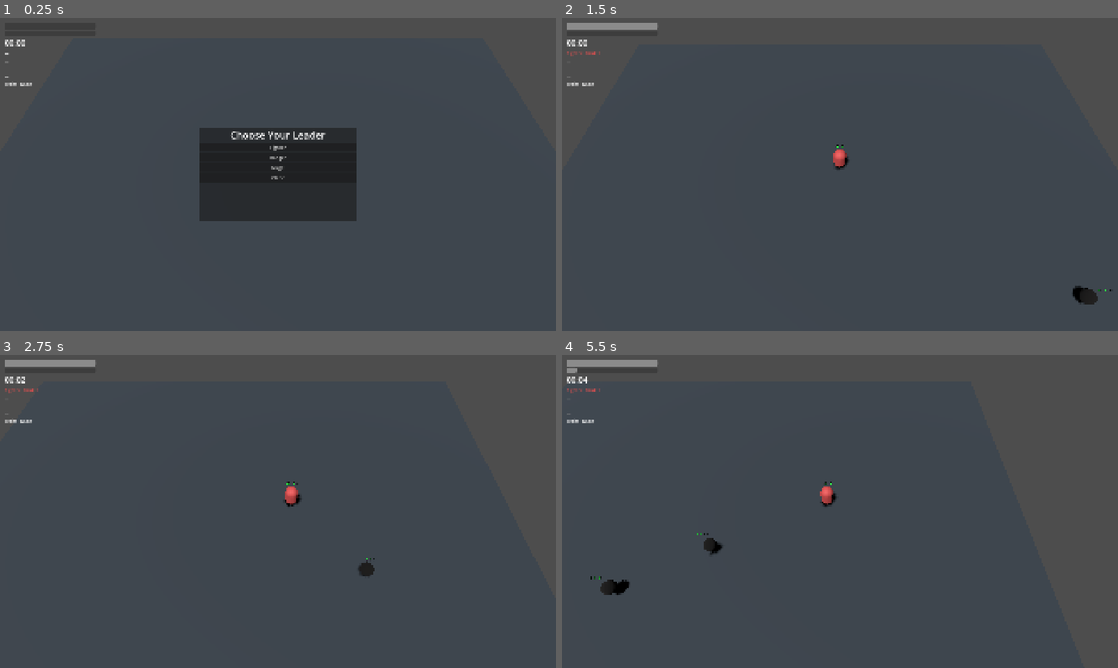
Above: before the commit, frames 1-4 (two rows, left to right).
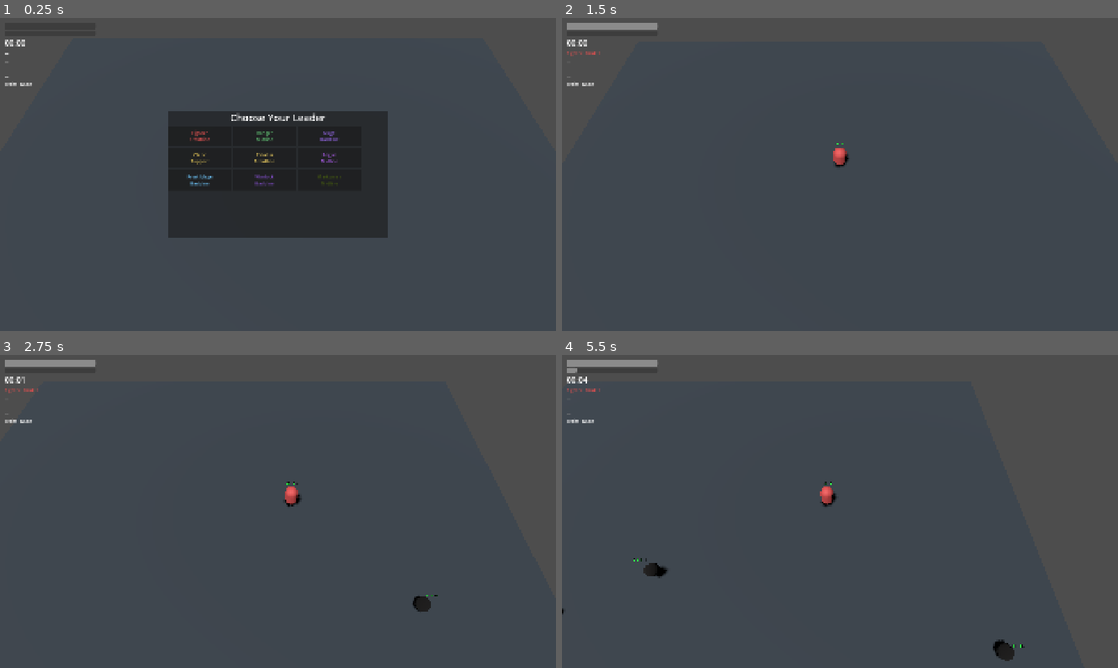
Above: after the commit, the same moments.

Repository: JVITsolutions/Party-Forge
Game: Godot game, scene res://scenes/game/main.tscn
The game is run twice, just before and just after one commit, with the same random seed, the same clock (stepped at 60 frames per second) and the same inputs.
Inputs (mouse positions are in pixels of both pictures, inside the frame that each line leads up to):
- Up to frame 1 (0.25 s): no input
- Up to frame 2 (1.5 s): click (840, 146) at 0.5 s, where only the run before the commit has a clickable "Fighter"; click (762, 136) at 1.25 s, where only the run after the commit has a clickable "Fighter Frontline"
- Up to frame 3 (2.75 s): tap Enter at 2 s; move the mouse to (400, 495) at 2.02 s; hold D (move_right) from 2.03 s (still down); click (400, 495) at 2.17 s
- Up to frame 4 (5.5 s): release D (move_right) at 2.75 s; drag from (728, 527) to (812, 574) at 2.77 s; move the mouse to (895, 442) at 3.52 s; hold D (move_right) 3.53-4.25 s; drag from (812, 574) to (673, 464) at 4.27 s; move the mouse to (1006, 558) at 5.02 s; hold A (move_left) from 5.03 s (still down)

The runs differ from the first frame. In frame 1, 8.2% of the frame differs, in the area x 30-70%, y 29-71%; in frame 2, 0.3%; in frame 3, 0.3%; in frame 4, 0.7%.

Commit message:
feat: build catalog driven class selector

Diff:
--- a/scenes/ui/hud.tscn
+++ b/scenes/ui/hud.tscn
@@ -1,8 +1,9 @@
-[gd_scene load_steps=4 format=3]
+[gd_scene load_steps=5 format=3]
 
 [ext_resource type="Script" path="res://scripts/ui/hud.gd" id="1"]
 [ext_resource type="PackedScene" path="res://scenes/ui/level_up_panel.tscn" id="2"]
 [ext_resource type="PackedScene" path="res://scenes/ui/run_result_panel.tscn" id="3"]
+[ext_resource type="Script" path="res://scripts/ui/class_selection_panel.gd" id="4"]
 
 [node name="HUD" type="CanvasLayer"]
 process_mode = 3
@@ -80,12 +81,13 @@
 anchor_top = 0.5
 anchor_right = 0.5
 anchor_bottom = 0.5
-offset_left = -270.0
-offset_top = -160.0
-offset_right = 270.0
-offset_bottom = 160.0
+offset_left = -380.0
+offset_top = -220.0
+offset_right = 380.0
+offset_bottom = 220.0
 grow_horizontal = 2
 grow_vertical = 2
+script = ExtResource("4")
 
 [node name="Content" type="VBoxContainer" parent="ClassSelection"]
 layout_mode = 2
@@ -96,18 +98,15 @@
 text = "Choose Your Leader"
 horizontal_alignment = 1
 
-[node name="Fighter" type="Button" parent="ClassSelection/Content"]
+[node name="Scroll" type="ScrollContainer" parent="ClassSelection/Content"]
 layout_mode = 2
-text = "Fighter"
-[node name="Ranger" type="Button" parent="ClassSelection/Content"]
+size_flags_horizontal = 3
+size_flags_vertical = 3
+
+[node name="Grid" type="GridContainer" parent="ClassSelection/Content/Scroll"]
 layout_mode = 2
-text = "Ranger"
-[node name="Mage" type="Button" parent="ClassSelection/Content"]
-layout_mode = 2
-text = "Mage"
-[node name="Cleric" type="Button" parent="ClassSelection/Content"]
-layout_mode = 2
-text = "Cleric"
+size_flags_horizontal = 3
+columns = 3
 
 [node name="LevelUpPanel" parent="." instance=ExtResource("2")]
 [node name="RunResultPanel" parent="." instance=ExtResource("3")]
--- a/scripts/game/main.gd
+++ b/scripts/game/main.gd
@@ -129,11 +129,10 @@
 	return errors.is_empty()
 
 func _wire_static_ui() -> void:
-	var class_ids: Array[StringName] = [&"fighter", &"ranger", &"mage", &"cleric"]
-	for class_id: StringName in class_ids:
-		var button := get_node("HUD/ClassSelection/Content/%s" % String(class_id).capitalize()) as Button
-		var callback := select_leader_class.bind(class_id)
-		if not button.pressed.is_connected(callback): button.pressed.connect(callback)
+	var selector := get_node("HUD/ClassSelection") as ClassSelectionPanel
+	selector.configure(catalog.classes)
+	if not selector.class_selected.is_connected(select_leader_class):
+		selector.class_selected.connect(select_leader_class)
 	var level_panel := get_node("HUD/LevelUpPanel") as Control
 	if not level_panel.is_connected("choice_selected", _apply_choice): level_panel.connect("choice_selected", _apply_choice)
 	var result := get_node("HUD/RunResultPanel") as Control
--- /dev/null
+++ b/scripts/ui/class_selection_panel.gd
@@ -0,0 +1,48 @@
+class_name ClassSelectionPanel
+extends PanelContainer
+
+signal class_selected(class_id: StringName)
+
+var grid: GridContainer
+
+func _ready() -> void:
+	process_mode = Node.PROCESS_MODE_ALWAYS
+	_grid()
+
+func configure(definitions: Array[ClassDefinition]) -> void:
+	var target_grid := _grid()
+	for child: Node in target_grid.get_children():
+		target_grid.remove_child(child)
+		child.free()
+	for definition: ClassDefinition in definitions:
+		if definition == null:
+			continue
+		var button := Button.new()
+		button.name = "Class_%s" % definition.id
+		button.text = "%s\n%s" % [definition.display_name, _role_label(definition.role)]
+		button.custom_minimum_size = Vector2(220.0, 72.0)
+		button.add_theme_color_override("font_color", definition.color)
+		button.add_theme_color_override("font_hover_color", definition.color.lightened(0.2))
+		button.pressed.connect(_emit_selection.bind(definition.id))
+		target_grid.add_child(button)
+
+func _grid() -> GridContainer:
+	if grid == null:
+		grid = get_node("Content/Scroll/Grid") as GridContainer
+	return grid
+
+func _emit_selection(class_id: StringName) -> void:
+	class_selected.emit(class_id)
+
+func _role_label(role: ClassDefinition.Role) -> String:
+	match role:
+		ClassDefinition.Role.FRONTLINE:
+			return "Frontline"
+		ClassDefinition.Role.MIDLINE:
+			return "Midline"
+		ClassDefinition.Role.BACKLINE:
+			return "Backline"
+		ClassDefinition.Role.SUPPORT:
+			return "Support"
+		_:
+			return "Unknown"
--- /dev/null
+++ b/tests/unit/test_class_selection_panel.gd
@@ -0,0 +1,29 @@
+extends RefCounted
+
+const SELECTOR_SCRIPT_PATH := "res://scripts/ui/class_selection_panel.gd"
+
+func run() -> Array[String]:
+	var failures: Array[String] = []
+	TestAssertions.truthy(ResourceLoader.exists(SELECTOR_SCRIPT_PATH), "selector reusable script exists", failures)
+	var hud := (load("res://scenes/ui/hud.tscn") as PackedScene).instantiate() as CanvasLayer
+	var panel := hud.get_node("ClassSelection")
+	var panel_script := panel.get_script() as Script
+	TestAssertions.equal(panel_script.resource_path if panel_script != null else "", SELECTOR_SCRIPT_PATH, "selector uses reusable script", failures)
+	if panel_script != null and panel_script.resource_path == SELECTOR_SCRIPT_PATH:
+		var catalog := GameCatalog.load_defaults()
+		panel.call("configure", catalog.classes)
+		var grid := panel.get_node("Content/Scroll/Grid") as GridContainer
+		TestAssertions.equal(grid.columns, 3, "selector uses three-column grid", failures)
+		TestAssertions.equal(grid.get_child_count(), 9, "selector renders all nine classes", failures)
+		var selected: Array[StringName] = []
+		panel.connect("class_selected", func(class_id: StringName) -> void: selected.append(class_id))
+		for index: int in range(catalog.classes.size()):
+			var definition := catalog.classes[index]
+			var button := grid.get_child(index) as Button
+			TestAssertions.equal(button.name, "Class_%s" % definition.id, "%s stable button name" % definition.id, failures)
+			TestAssertions.truthy(definition.display_name in button.text, "%s display name shown" % definition.id, failures)
+			button.pressed.emit()
+			TestAssertions.equal(selected[-1], definition.id, "%s emits exact id" % definition.id, failures)
+		TestAssertions.equal(selected.size(), 9, "each button emits once", failures)
+	hud.free()
+	return failures
--- a/tests/unit/test_main_wiring.gd
+++ b/tests/unit/test_main_wiring.gd
@@ -2,6 +2,7 @@
 
 const REQUIRED_PATHS: PackedStringArray = [
     "res://scripts/ui/hud.gd",
+    "res://scripts/ui/class_selection_panel.gd",
     "res://scripts/ui/level_up_panel.gd",
     "res://scripts/ui/run_result_panel.gd",
     "res://scripts/ui/health_bar_3d.gd",
@@ -105,11 +106,18 @@
     var main := (load("res://scenes/game/main.tscn") as PackedScene).instantiate()
     main.call("_ready")
     TestAssertions.equal(main.get("run_started"), false, "run timer waits at class selection", failures)
-    TestAssertions.truthy(main.call("select_leader_class", &"fighter"), "valid class selection starts run", failures)
+    var selector := main.get_node("HUD/ClassSelection")
+    selector.call("configure", GameCatalog.load_defaults().classes)
+    var marksman_button := selector.get_node_or_null("Content/Scroll/Grid/Class_marksman") as Button
+    TestAssertions.truthy(marksman_button != null, "catalog selector exposes Marksman button", failures)
+    if marksman_button != null:
+        marksman_button.pressed.emit()
     TestAssertions.equal(main.get("run_started"), true, "run marked started after class selection", failures)
     var game_run: Node = main.get_node("GameRun")
     TestAssertions.equal(game_run.call("current_state"), 1, "class selection starts RUNNING timer state", failures)
     var party_manager := main.get_node("PartyManager") as PartyManager
+    if not party_manager.members.is_empty():
+        TestAssertions.equal(party_manager.members[0].class_definition.id, &"marksman", "Marksman button starts with Marksman leader", failures)
     var spawn_director := main.get_node("SpawnDirector") as SpawnDirector
     TestAssertions.equal(game_run.get("combat_rng"), party_manager.combat_rng, "party shares the run combat RNG", failures)
     TestAssertions.equal(game_run.get("combat_rng"), spawn_director.combat_rng, "enemies share the run combat RNG", failures)
@@ -134,6 +142,18 @@
         TestAssertions.truthy((actors[1] as PartyActor).get_node_or_null("HealthBar3D") != null, "recruited companion receives billboard health bar", failures)
     main.free()
     (Engine.get_main_loop() as SceneTree).paused = false
+    for class_id: StringName in [
+        &"fighter", &"ranger", &"mage", &"cleric", &"paladin",
+        &"rogue", &"frost_mage", &"warlock", &"marksman",
+    ]:
+        var class_main := (load("res://scenes/game/main.tscn") as PackedScene).instantiate()
+        class_main.call("_ready")
+        TestAssertions.truthy(class_main.call("select_leader_class", class_id), "%s direct selection succeeds" % class_id, failures)
+        var class_party := class_main.get_node("PartyManager") as PartyManager
+        if not class_party.members.is_empty():
+            TestAssertions.equal(class_party.members[0].class_definition.id, class_id, "%s direct selection uses exact leader" % class_id, failures)
+        class_main.free()
+        (Engine.get_main_loop() as SceneTree).paused = false
 
 func _test_capped_stat_is_disabled_without_hiding(failures: Array[String]) -> void:
     var panel := (load("res://scenes/ui/level_up_panel.tscn") as PackedScene).instantiate() as Control
--- a/tests/unit/test_responsive_ui.gd
+++ b/tests/unit/test_responsive_ui.gd
@@ -49,6 +49,7 @@
 	var status_margin := hud.get_node("Margin") as Control
 	var boss_banner := hud.get_node("BossBanner") as Control
 	var class_selection := hud.get_node("ClassSelection") as Control
+	TestAssertions.truthy(class_selection.get_node_or_null("Content/Scroll/Grid") != null, "class selection exposes scroll grid", failures)
 	var level_up := hud.get_node("LevelUpPanel") as Control
 	var result_root := hud.get_node("RunResultPanel") as Control
 	var result_panel := hud.get_node("RunResultPanel/Panel") as Control
@@ -68,7 +69,7 @@
 		_assert_centered(class_selection, viewport_size, "class selection", failures)
 		_assert_centered(level_up, viewport_size, "level-up panel", failures)
 		_assert_centered(result_panel, viewport_size, "run result panel", failures)
-		_assert_size(class_selection, Vector2(540.0, 320.0), "class selection", failures)
+		_assert_size(class_selection, Vector2(760.0, 440.0), "class selection", failures)
 		_assert_size(level_up, Vector2(700.0, 190.0), "level-up panel", failures)
 		_assert_size(result_panel, Vector2(400.0, 260.0), "run result panel", failures)
 		TestAssertions.near(
--- a/tools/validation/task_13_defeat_acceptance.gd
+++ b/tools/validation/task_13_defeat_acceptance.gd
@@ -26,7 +26,7 @@
     var game_run := main.get_node("GameRun") as GameRun
     _check(is_equal_approx(game_run.debug_time_scale, 1.0), "production clock scale is exactly 1.0")
     started_ticks = Time.get_ticks_msec()
-    (main.get_node("HUD/ClassSelection/Content/Mage") as Button).pressed.emit()
+    (main.get_node("HUD/ClassSelection/Content/Scroll/Grid/Class_mage") as Button).pressed.emit()
     var leader := main.get("leader") as PartyActor
     var health := leader.get_node("HealthComponent") as HealthComponent
 
--- a/tools/validation/task_13_victory_acceptance.gd
+++ b/tools/validation/task_13_victory_acceptance.gd
@@ -41,7 +41,7 @@
     var game_run := main.get_node("GameRun") as GameRun
     _check(is_equal_approx(game_run.debug_time_scale, 1.0), "production clock scale is exactly 1.0")
     started_ticks = Time.get_ticks_msec()
-    (main.get_node("HUD/ClassSelection/Content/Fighter") as Button).pressed.emit()
+    (main.get_node("HUD/ClassSelection/Content/Scroll/Grid/Class_fighter") as Button).pressed.emit()
 
     while _wall_seconds() <= MAX_WALL_SECONDS:
         await process_frame
Not shown, added: scripts/ui/class_selection_panel.gd.uid
Not shown, added: tests/unit/test_class_selection_panel.gd.uid
